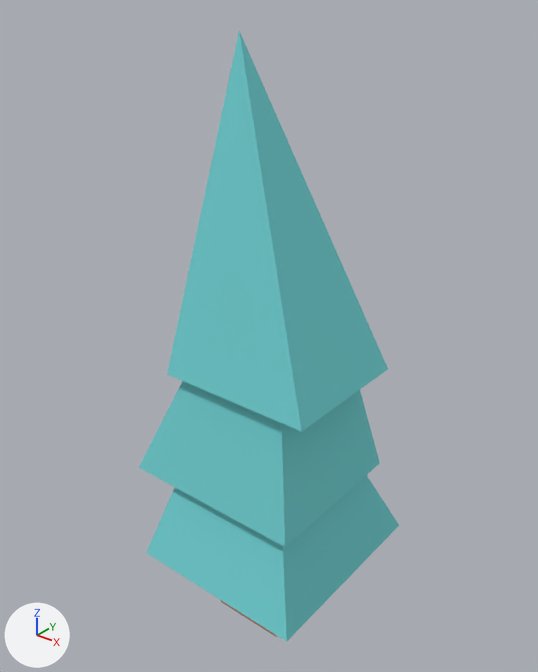
What one commit did to the glTF model frontend/public/models/juniperupright_1.glb.
Both versions are drawn from a camera (50 mm lens) standing at (1.191, -1.497, 1.924) and looking at (-0.046, 0.05, 0.964). Every picture has the same lights, and +X, +Y and +Z are marked at lower left. The older version comes first.

Names of what the first picture shows: 'tree_pineSmallC'.
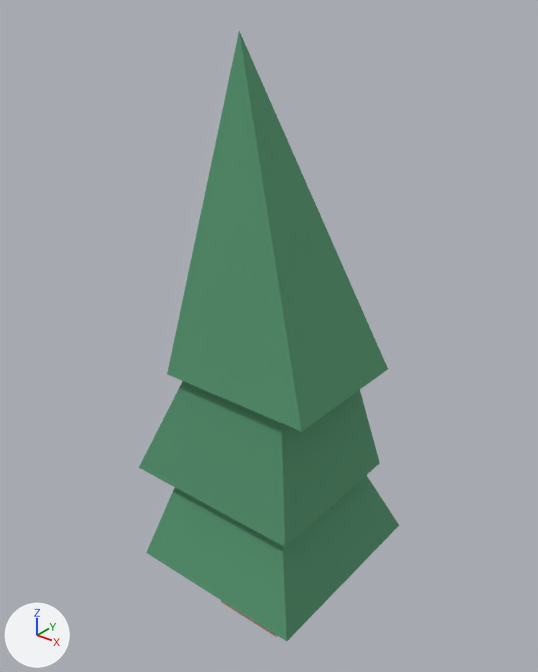
Commit message: fix: бирюзовая листва (Kenney) и серая кора (TwistedTree) на сцене

Location of each change, [x1, y1, x2, y2] in pixels of the pictures (538 x 672 px):
'tree_pineSmallC', recoloured (cyan to green): [139, 31, 399, 641] in both

The change, as a diff of the scene's bpy script:
```diff
--- a/frontend/public/models/juniperupright_1.glb.py
+++ b/frontend/public/models/juniperupright_1.glb.py
@@ mat_leafsdark @@
 mat_leafsdark = principled_material('leafsDark')
-mat_leafsdark.base_color = (0.169, 0.651, 0.667)  # cyan #72d3d5
+mat_leafsdark.base_color = (0.09, 0.3, 0.16)  # green #55956f
 mat_leafsdark.roughness = 1.0
```
